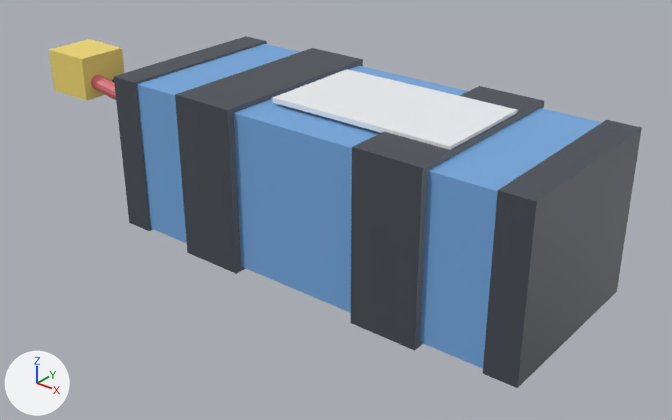
An edit to the glTF model frontend/public/models/uav/v1_1/battery_6s_10000.glb, drawn before and after from the same camera.
Both versions are drawn from a 50 mm lens placed at (0.189, -0.248, 0.139), pointed at (-0.01, 0.0, -0.015). The axes (+X, +Y, +Z) are drawn at lower left. The lights are the same throughout. The first picture is the older version. Where no turn or scale is listed for an object, it has been applied to the vertices.

The scene before the commit, as lines of its bpy script (objects in view):
```python
ob_body = bpy.data.objects.new('body', me_body)
ob_body.location = (0.0, 0.0, 0.0)
ob_front_cap = bpy.data.objects.new('front_cap', me_front_cap)
ob_front_cap.location = (0.0, 0.0, 0.0)
ob_label = bpy.data.objects.new('label', me_label)
ob_label.location = (0.0, 0.0, 0.0)
ob_rear_cap = bpy.data.objects.new('rear_cap', me_rear_cap)
ob_rear_cap.location = (0.0, 0.0, 0.0)
ob_strap_0_0396 = bpy.data.objects.new('strap_0.0396', me_strap_0_0396)
ob_strap_0_0396.location = (0.0, 0.0, 0.0)
ob_strap__0_0396 = bpy.data.objects.new('strap_-0.0396', me_strap__0_0396)
ob_strap__0_0396.location = (0.0, 0.0, 0.0)
ob_wire_black = bpy.data.objects.new('wire_black', me_wire_black)
ob_wire_black.location = (0.0, 0.0, 0.0)
ob_wire_red = bpy.data.objects.new('wire_red', me_wire_red)
ob_wire_red.location = (0.0, 0.0, 0.0)
ob_xt90 = bpy.data.objects.new('xt90', me_xt90)
ob_xt90.location = (0.0, 0.0, 0.0)
```
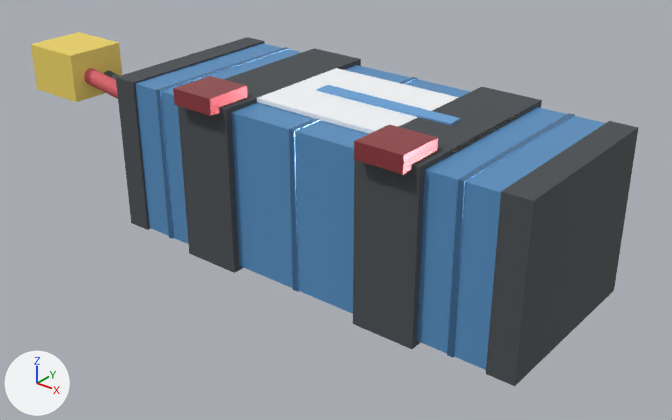
Not visible in the pictures: 'wire_black'.

What differs and where, as boxes (x1, y1, x2, y2) in the pictures (672 x 420 px; the box of a moved part takes in the faces that stretch with it):
'body', recoloured
    both: (137, 44, 602, 369)
'front_cap', rescaled
    before: (483, 120, 642, 388)
    after: (486, 121, 639, 386)
'strap_0.0396', recoloured, rescaled
    before: (351, 86, 544, 351)
    after: (353, 87, 542, 349)
'strap_-0.0396', recoloured, rescaled
    before: (175, 48, 363, 274)
    after: (178, 48, 361, 273)
'label', recoloured, moved, rescaled (7% wider, 9% taller)
    before: (273, 69, 518, 150)
    after: (257, 68, 520, 156)
'rear_cap', rescaled
    before: (114, 36, 267, 231)
    after: (116, 37, 265, 230)
'xt90_body', added (yellow)
    after: (31, 32, 122, 102)
'xt90', deleted (yellow)
    before: (49, 39, 125, 101)
'strap_tab_1', added (red)
    after: (354, 124, 438, 174)
'cell_rib_4', added
    after: (447, 113, 575, 358)
'strap_tab_0', added (red)
    after: (173, 76, 247, 116)
'label_stripe', added (blue)
    after: (317, 85, 461, 125)
'cell_rib_0', added
    after: (156, 47, 289, 239)
'cell_rib_2', added
    after: (289, 77, 417, 292)
'wire_red/seg_1', added (red)
    after: (84, 68, 118, 99)
'wire_red', deleted
    before: (91, 75, 116, 100)
'wire_black/seg_1', added (mostly hidden)
    after: (103, 71, 120, 80)
part 2 of me_front_cap, moved or reshaped
    before: (483, 120, 642, 388)
    after: (486, 121, 639, 386)
part 4 of me_rear_cap, moved or reshaped
    before: (114, 36, 267, 231)
    after: (116, 37, 265, 230)
part 6 of me_strap__0_0396, moved or reshaped
    before: (175, 48, 363, 274)
    after: (178, 48, 361, 273)
part 8 of me_strap_0_0396, moved or reshaped
    before: (351, 86, 544, 351)
    after: (353, 87, 542, 349)
part 10 of me_label, moved or reshaped
    before: (273, 69, 518, 150)
    after: (257, 68, 520, 156)

What changed in the scene script:
```text
Change me_body:
    where me_body.from_pydata(...)  # 8 vertices, 12 faces; spans x -0.083..0.083, y -0.035..0.035, z -0.03..0.03
    remove me_body.materials.append(mat_defaultmaterial)
    me_body part 1: vertex colours changed
    add me_body.materials.append(mat_batterywrapblue)  # blue #5892c5
Change me_front_cap:
    remove me_front_cap.from_pydata(...)  # 8 vertices, 12 faces; spans x 0.0765..0.0885, y -0.036..0.036, z -0.0309..0.0309
    remove me_front_cap.materials.append(mat_defaultmaterial_001)
    add me_front_cap.from_pydata(...)  # 8 vertices, 12 faces; spans x 0.0775..0.0875, y -0.0359..0.0359, z -0.0308..0.0308
    me_front_cap part 2: the whole mesh is scaled about its middle by (0.833, 0.995, 0.995)
    me_front_cap part 3: vertex colours changed
    add me_front_cap.materials.append(mat_rubber)  # dark grey #4b4f53
Change me_rear_cap:
    remove me_rear_cap.from_pydata(...)  # 8 vertices, 12 faces; spans x -0.0885..-0.0765, y -0.036..0.036, z -0.0309..0.0309
    add me_rear_cap.from_pydata(...)  # 8 vertices, 12 faces; spans x -0.0875..-0.0775, y -0.0359..0.0359, z -0.0308..0.0308
    me_rear_cap part 4: the whole mesh is scaled about its middle by (0.833, 0.995, 0.995)
    me_rear_cap part 5: vertex colours changed
Change me_strap__0_0396:
    remove me_strap__0_0396.from_pydata(...)  # 8 vertices, 12 faces; spans x -0.0526..-0.0266, y -0.0378..0.0378, z -0.0318..0.0318
    remove me_strap__0_0396.materials.append(mat_defaultmaterial_003)
    add me_strap__0_0396.from_pydata(...)  # 8 vertices, 12 faces; spans x -0.0516..-0.0276, y -0.0378..0.0378, z -0.0318..0.0318
    me_strap__0_0396 part 6: the whole mesh is scaled about its middle by (0.923, 1, 1)
    me_strap__0_0396 part 7: vertex colours changed
    add me_strap__0_0396.materials.append(mat_rubber)  # dark grey #4b4f53
Change me_strap_0_0396:
    remove me_strap_0_0396.from_pydata(...)  # 8 vertices, 12 faces; spans x 0.0266..0.0526, y -0.0378..0.0378, z -0.0318..0.0318
    remove me_strap_0_0396.materials.append(mat_defaultmaterial_004)
    add me_strap_0_0396.from_pydata(...)  # 8 vertices, 12 faces; spans x 0.0276..0.0516, y -0.0378..0.0378, z -0.0318..0.0318
    me_strap_0_0396 part 8: the whole mesh is scaled about its middle by (0.923, 1, 1)
    me_strap_0_0396 part 9: vertex colours changed
    add me_strap_0_0396.materials.append(mat_rubber)  # dark grey #4b4f53
Change me_label:
    remove me_label.from_pydata(...)  # 8 vertices, 12 faces; spans x -0.0213..0.0513, y -0.021..0.021, z 0.0311..0.0329
    remove me_label.materials.append(mat_defaultmaterial_005)
    add me_label.from_pydata(...)  # 8 vertices, 12 faces; spans x -0.0276..0.0516, y -0.0224..0.0224, z 0.0302..0.0318
    me_label part 10: the whole mesh is scaled about its middle by (1.09, 1.07, 0.833), then moved by (-0.003, 0.0, -0.001)
    me_label part 11: vertex colours changed
    add me_label.materials.append(mat_printedlabel)  # white #f7f9fb
Remove ob_wire_red:
    ob_wire_red = bpy.data.objects.new('wire_red', me_wire_red)
Remove ob_wire_black:
    ob_wire_black = bpy.data.objects.new('wire_black', me_wire_black)
Remove ob_xt90:
    ob_xt90 = bpy.data.objects.new('xt90', me_xt90)
Add ob_xt90_body:
    ob_xt90_body = bpy.data.objects.new('xt90_body', me_xt90_body)  # a box spanning x -0.1384..-0.1124, y -0.0372..-0.0132, z 0.0157..0.0347; in mat_connectoryellow (yellow #f5da66)
    ob_xt90_body.location = (0.0, 0.0, 0.0)
Add ob_wire_black_seg_1:
    ob_wire_black_seg_1 = bpy.data.objects.new('wire_black/seg_1', me_wire_black_seg_1)  # 30 vertices, 56 faces; spans x -0.1164..-0.0964, y -0.0242..-0.015, z 0.0144..0.0252; in mat_blackwire (dark grey #4f5358)
    ob_wire_black_seg_1.location = (0.0, 0.0, 0.0)
Add ob_wire_red_seg_1:
    ob_wire_red_seg_1 = bpy.data.objects.new('wire_red/seg_1', me_wire_red_seg_1)  # 30 vertices, 56 faces; spans x -0.1164..-0.0948, y -0.0326..-0.0234, z 0.0174..0.0282; in mat_redwire (red #dc626a)
    ob_wire_red_seg_1.location = (0.0, 0.0, 0.0)
Add ob_label_stripe:
    ob_label_stripe = bpy.data.objects.new('label_stripe', me_label_stripe)  # a box spanning x -0.016..0.04, y -0.0032..0.0032, z 0.0316..0.0324; in mat_blueink (blue #6aa4da)
    ob_label_stripe.location = (0.0, 0.0, 0.0)
Add ob_strap_tab_1:
    ob_strap_tab_1 = bpy.data.objects.new('strap_tab_1', me_strap_tab_1)  # a box spanning x 0.0306..0.0486, y -0.0419..-0.0239, z 0.03..0.036; in mat_redanodized (red #c75c62)
    ob_strap_tab_1.location = (0.0, 0.0, 0.0)
Add ob_strap_tab_0:
    ob_strap_tab_0 = bpy.data.objects.new('strap_tab_0', me_strap_tab_0)  # a box spanning x -0.0486..-0.0306, y -0.0419..-0.0239, z 0.03..0.036; in mat_redanodized (red #c75c62)
    ob_strap_tab_0.location = (0.0, 0.0, 0.0)
Add ob_cell_rib_4:
    ob_cell_rib_4 = bpy.data.objects.new('cell_rib_4', me_cell_rib_4)  # a box spanning x 0.0632..0.0654, y -0.0354..0.0354, z -0.0303..0.0303; in mat_blueanodized (blue #629ace)
    ob_cell_rib_4.location = (0.0, 0.0, 0.0)
Add ob_cell_rib_2:
    ob_cell_rib_2 = bpy.data.objects.new('cell_rib_2', me_cell_rib_2)  # a box spanning x -0.0011..0.0011, y -0.0354..0.0354, z -0.0303..0.0303; in mat_blueanodized (blue #629ace)
    ob_cell_rib_2.location = (0.0, 0.0, 0.0)
Add ob_cell_rib_0:
    ob_cell_rib_0 = bpy.data.objects.new('cell_rib_0', me_cell_rib_0)  # a box spanning x -0.0654..-0.0632, y -0.0354..0.0354, z -0.0303..0.0303; in mat_blueanodized (blue #629ace)
    ob_cell_rib_0.location = (0.0, 0.0, 0.0)
```
